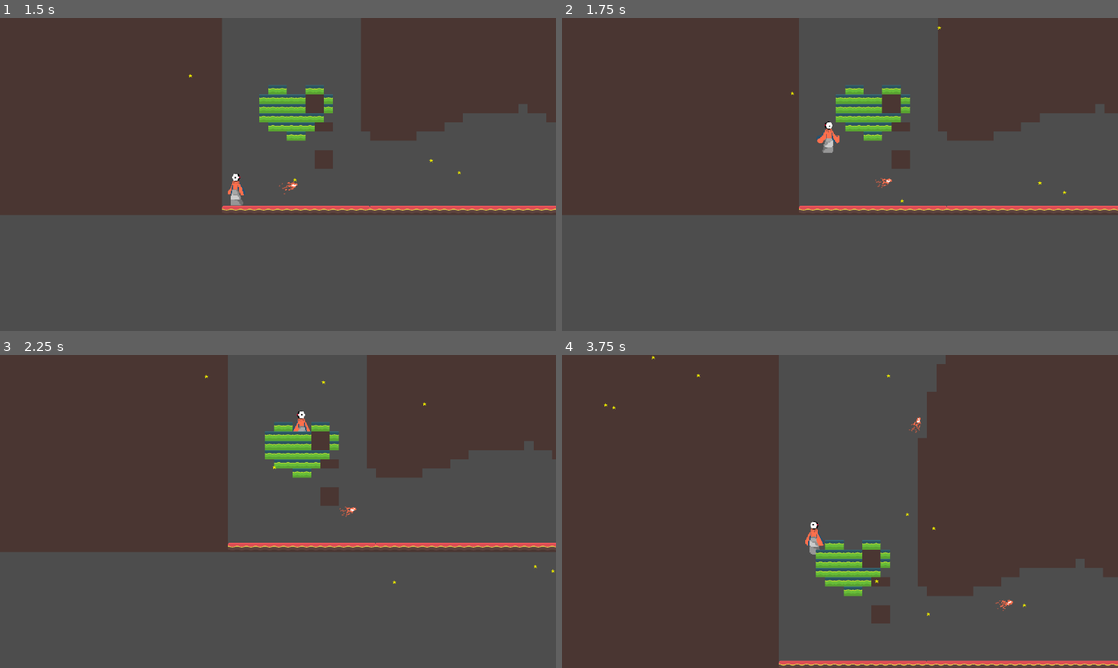
Above: before the commit, frames 1-4 (two rows, left to right).
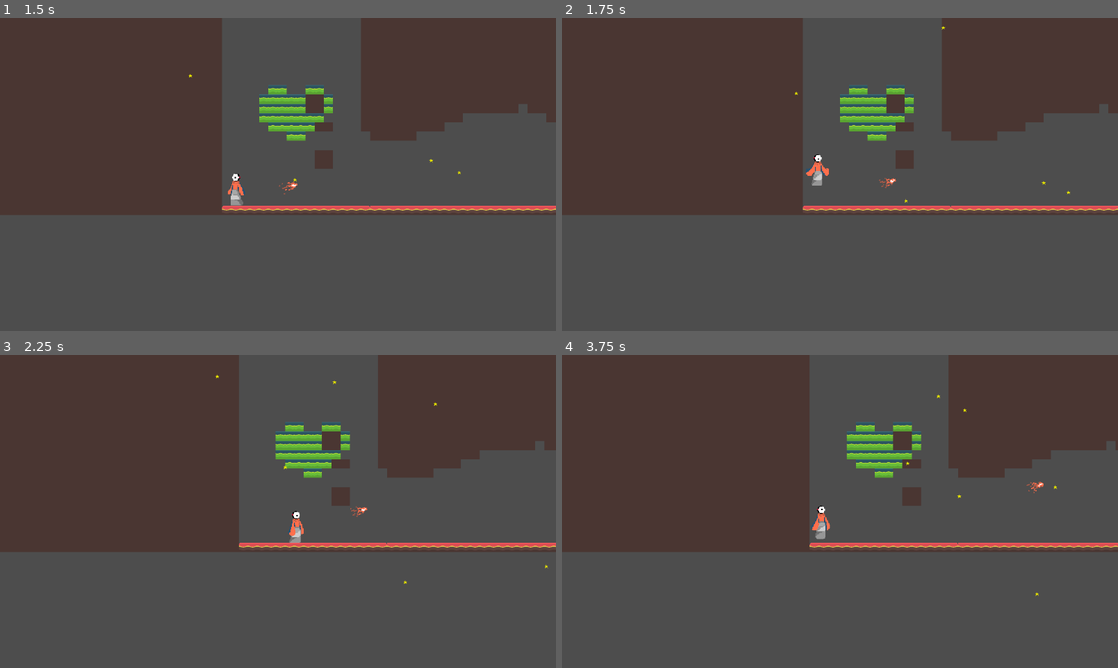
Above: after the commit, the same moments.

Repository: unsaltedkale/Quilt
Game: Godot game, scene res://TitleScreen.tscn
The game is run twice, just before and just after one commit, with the same random seed, the same clock (stepped at 60 frames per second) and the same inputs. The engine's default icon, where the game draws it, is replaced by a stand-in: a white triangle on a blue panel in a dark square. Sound files missing from this copy of the repository are replaced by a short silence.
Inputs (mouse positions are in pixels of both pictures, inside the frame that each line leads up to):
- Up to frame 1 (1.5 s): click "PLAY" at 0.5 s; move the mouse to (400, 158) at 1.27 s; hold D (move_right) from 1.28 s (still down); click (400, 158) at 1.35 s
- Up to frame 2 (1.75 s): keep holding D (move_right); tap Space (jump) at 1.52, 1.55 s
- Up to frame 3 (2.25 s): keep holding D (move_right); tap Space (jump) at 1.82, 2.1 s; move the mouse to (166, 527) at 2.02 s
- Up to frame 4 (3.75 s): tap Space (jump) at 2.27, 2.57, 3.05 s; click (728, 527) at 2.3 s; move the mouse to (895, 442) at 2.77 s; release D (move_right) at 2.78 s; hold A (move_left) 2.78-3.53 s; click (895, 442) at 2.85 s; move the mouse to (812, 574) at 3.52 s; hold D (move_right) from 3.53 s (still down); tap E (interact) at 3.6 s

Frame 1 is identical in both runs. In frame 2, 2.2% of the frame differs, in the area x 41-100%, y 0-62%; in frame 3, 4.2%; in frame 4, 37%, in the area x 0-100%, y 0-100%.

Commit message:
phlo doesn't recoil or shoot fire

Diff:
--- a/Emily WIP/Scripts/jump_component.gd
+++ b/Emily WIP/Scripts/jump_component.gd
@@ -1,19 +1,21 @@
 class_name JumpComponent
 extends Node
-
+@onready var player = $"../Player"
 @export_subgroup("Settings")
 @export var jump_velocity: float = -950.0 #change
 @export var wall_jump_vel: float = -2000
 var wall_jump_push: float = -1000
+var dist_from_ground: float = 10
 
 func handle_jump(body: CharacterBody2D, want_to_jump:bool) -> void:
 	if Input.is_action_just_pressed("jump"):
 		if body.is_on_floor():
 			body.velocity.y = jump_velocity
-		if body.is_on_wall() and Input.is_action_pressed("move_right"):
-			body.velocity.y = wall_jump_vel
-			body.velocity.x = -wall_jump_push
-			print("body on wall and jump pressed")
-		if body.is_on_wall() and Input.is_action_pressed("move_left"):
-			body.velocity.y = wall_jump_vel
-			body.velocity.x = wall_jump_push
+		if dist_from_ground > 10:
+			print("distance from ground is: ", dist_from_ground)
+			if body.is_on_wall() and Input.is_action_pressed("move_right"):
+				body.velocity.y = wall_jump_vel
+				body.velocity.x = -wall_jump_push
+			if body.is_on_wall() and Input.is_action_pressed("move_left"):
+				body.velocity.y = wall_jump_vel
+				body.velocity.x = wall_jump_push
--- a/Emily WIP/Scripts/player.gd
+++ b/Emily WIP/Scripts/player.gd
@@ -42,7 +42,8 @@
 		gravity_component.handle_gravity(self, delta)
 		movement_component.handle_horizontal_movement(self, input_component.input_horizontal)
 	jump_component.handle_jump(self, input_component.get_jump_input())
-	recoil_component.handle_recoil(self, input_component.get_shoot_input())
+	if not is_phlo:
+		recoil_component.handle_recoil(self, input_component.get_shoot_input())
 	wall_stick_component.handle_wall(self, delta)
 
 	move_and_slide()
@@ -52,7 +53,7 @@
 		can_shoot = true
 	else:
 		can_shoot = false
-	if Input.is_action_just_pressed("fire_projectile") and can_shoot:
+	if Input.is_action_just_pressed("fire_projectile") and can_shoot and not is_phlo:
 		shoot()
 
 func take_damage(amount: int) -> void:
--- a/Emily WIP/Scripts/zipline.gd
+++ b/Emily WIP/Scripts/zipline.gd
@@ -6,8 +6,7 @@
 var end_position: Vector2 = Vector2(6470,1234)
 
 func _process(delta: float) -> void:
-	if player_collided:
-		player.is_suspended = true
+	if player.is_suspended:
 		player.velocity = Vector2(0,0)
 		player.position = position
 		position += platform_speed*delta*position
@@ -18,11 +17,15 @@
 
 
 func on_body_entered(area : Area2D):
-	if area.is_in_group("Projectile"):
-		player.is_suspended = true
-		player.position = position
-		player.collected_objects = player.max_stars
-		player_collided = true
+	if player.is_suspended:
+		if area.is_in_group("Projectile"):
+			player.is_suspended = false
+	else:
+		if area.is_in_group("Projectile"):
+			player.is_suspended = true
+			player.position = position
+			player.collected_objects = player.max_stars
+			player_collided = true
 
 func on_body_exited(body: CharacterBody2D):
 	if body.is_in_group("Player"):
